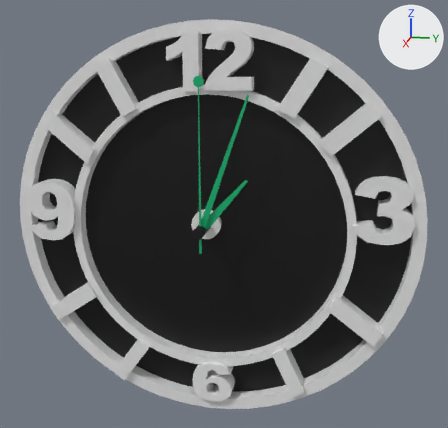
Renders of the FBX model resources_проект_с_меню/3d_obj/м_часы.fbx from each side of a commit.
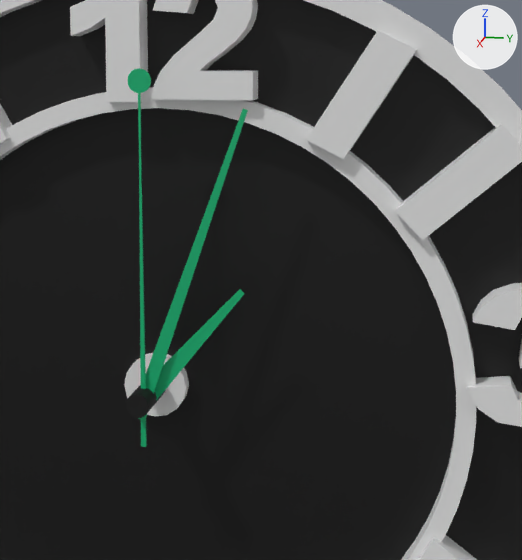
Each version appears first whole from a 50 mm camera at (1.199, 0.268, 0.325) aimed at (0.009, 0.03, 0.027), and next in a close-up on the part from 30% to 84% of the width and 10% to 72% of the height. The axes (+X, +Y, +Z) are drawn at upper right. The lights are the same throughout. Where no turn or scale is listed for an object, it has been applied to the vertices.

The scene before the commit, as lines of its bpy script (objects in view):
```python
mat_sec_zeiger = principled_material('Sec_Zeiger')
mat_sec_zeiger.base_color = (0.0, 0.44, 0.169)  # green #00b172
me_mesh_001 = bpy.data.meshes.new('Mesh.001')
me_mesh_001.from_pydata(...)  # 8 vertices, 12 faces; spans x -0.0057..-0.0038, y -0.0109..0.0922, z -0.0104..0.1055
me_mesh_001.materials.append(mat_sec_zeiger)  # green #00b172
me_mesh_002 = bpy.data.meshes.new('Mesh.002')
me_mesh_002.from_pydata(...)  # 8 vertices, 12 faces; spans x -0.005..-0.003, y -0.013..0.094, z -0.021..0.266
me_mesh_002.materials.append(mat_sec_zeiger)  # green #00b172
me_mesh_003 = bpy.data.meshes.new('Mesh.003')
me_mesh_003.from_pydata(...)  # 82 vertices, 156 faces; spans x -0.001..0.001, y -0.012..0.009, z -0.045..0.299
me_mesh_003.materials.append(mat_sec_zeiger)  # green #00b172
me_mesh_005 = bpy.data.meshes.new('Mesh.005')
me_mesh_005.from_pydata(...)  # 82 vertices, 160 faces; spans x -0.0099..0.0099, y -0.0304..0.0304, z -0.0304..0.0304
ob_cylinder = bpy.data.objects.new('Cylinder', me_mesh_005)
ob_cylinder.location = (-0.0098, -0.0098, 0.0)
ob_minuten = bpy.data.objects.new('Minuten', me_mesh_002)
ob_minuten.location = (0.0499, -0.0092, 0.0)
ob_sekunden = bpy.data.objects.new('Sekunden', me_mesh_003)
ob_sekunden.location = (0.0499, -0.0092, 0.0)
ob_stunden = bpy.data.objects.new('Stunden', me_mesh_001)
ob_stunden.location = (0.0452, -0.0092, 0.0)
# also in view: 'Cylinder_1' at (0.022, -0.01, 0.0); 'циферблат' at (0.001, 0.003, -0.003); 'Disc' at (-0.015, 0.006, -0.001)
```
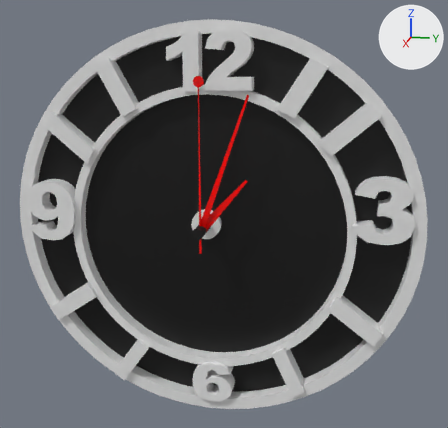
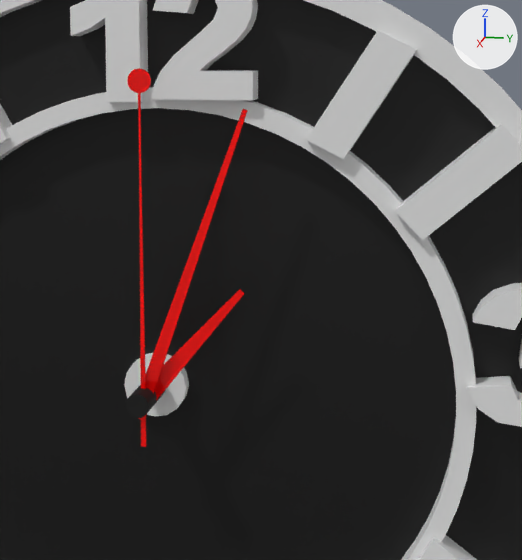
Location of each change, [x1, y1, x2, y2] in pixels of the close-ups (522 x 560 px):
'Minuten', recoloured (green to red): [138, 108, 248, 419] in both
'Sekunden', recoloured (green to red): [127, 69, 151, 447] in both
'Stunden', recoloured (green to red): [155, 289, 245, 400] in both

Diff of the bpy script that builds the scene:
```diff
--- a/resources_проект_с_меню/3d_obj/м_часы.fbx.py
+++ b/resources_проект_с_меню/3d_obj/м_часы.fbx.py
@@ mat_sec_zeiger @@
 mat_sec_zeiger = principled_material('Sec_Zeiger')
-mat_sec_zeiger.base_color = (0.0, 0.44, 0.169)  # green #00b172
+mat_sec_zeiger.base_color = (0.78, 0.0, 0.0)  # red #e50000
```
